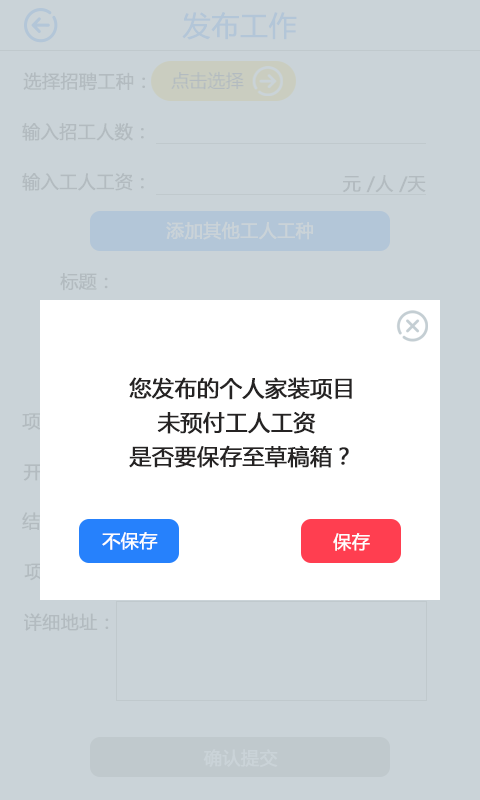
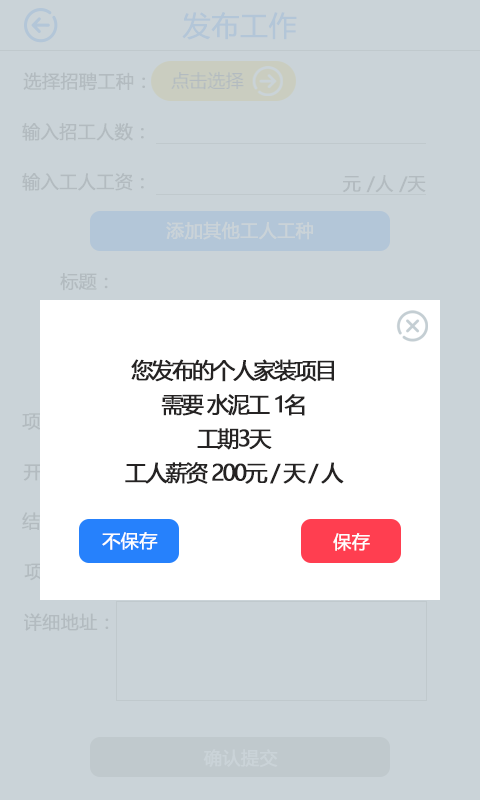
Revision of a layered w=480, h=800 image; what changed, layer by layer:
added group "组 1" with 6 layers in group "遮罩" over [125, 359, 352, 484]
added layer "您发布的个人家装项目 需要 水泥工 1名 工期3天 工人薪资 200元 / 天 / 人" in group "组 1" over [125, 359, 344, 484]
hid "您发布的个人家装项目 未预付工人工资 是否要保存至草稿箱？", moved it into group "组 1", painted on it over [129, 359, 352, 468]
